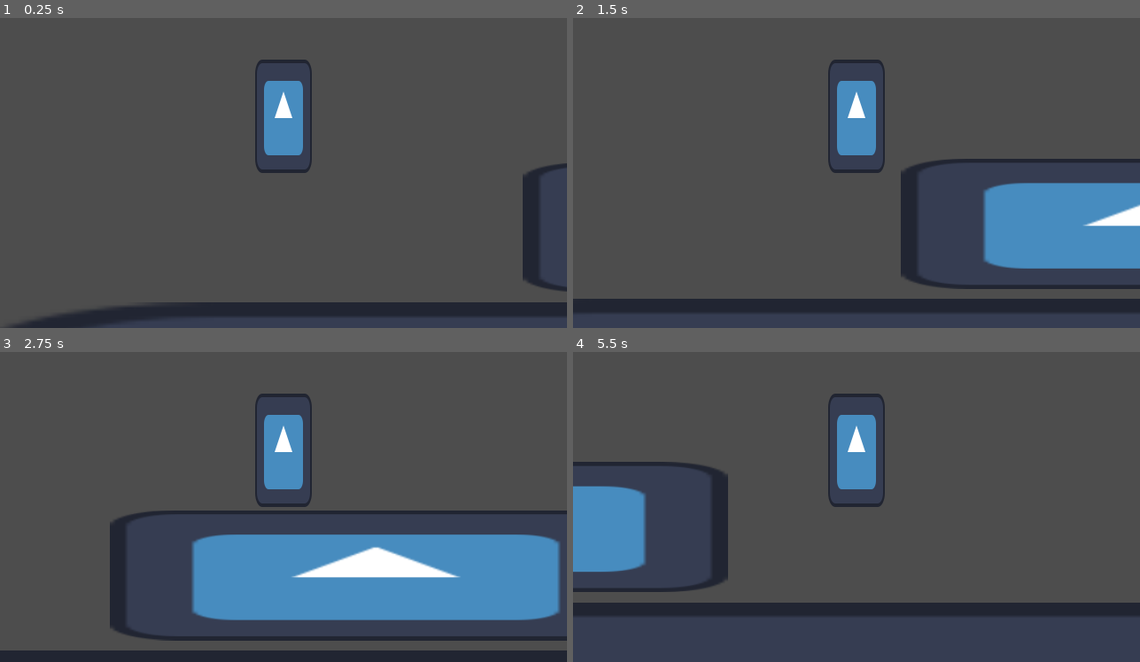
Above: before the commit, frames 1-4 (two rows, left to right).
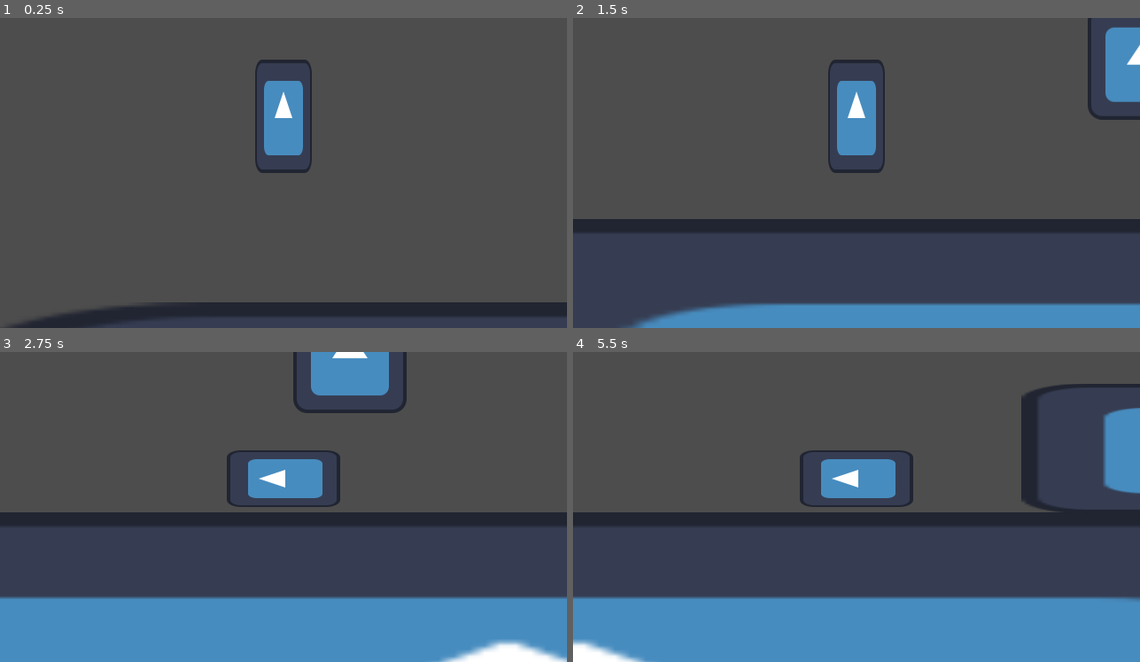
Above: after the commit, the same moments.

Repository: AlfredoCamarena/Protocolo-Ocaso
Game: Godot game, scene res://main/main.tscn
The game is run twice, just before and just after one commit, with the same random seed, the same clock (stepped at 60 frames per second) and the same inputs. The engine's default icon, where the game draws it, is replaced by a stand-in: a white triangle on a blue panel in a dark square.
Inputs:
- Up to frame 1 (0.25 s): no input
- Up to frame 2 (1.5 s): tap Enter at 0.5 s; hold S (slide) 0.53-1.28 s; tap Space (jump) at 0.77 s; tap S (slide) at 1.35 s
- Up to frame 3 (2.75 s): tap Space (jump) at 1.52 s; hold S (slide) from 2.03 s (still down)
- Up to frame 4 (5.5 s): release S (slide) at 2.78 s; tap S (slide) at 2.85, 4.35 s; tap Space (jump) at 3.02, 3.77, 4.52 s; hold S (slide) 3.53-4.28 s; hold S (slide) from 5.03 s (still down)

The runs differ from the first frame. In frame 1, 1.4% of the frame differs, in the area x 92-100%, y 46-89%; in frame 2, 23%; in frame 3, 40%, in the area x 0-100%, y 0-100%; in frame 4, 37%.

Commit message:
Modifica nivel de prueba para testear el slide

Diff:
--- a/main/main.tscn
+++ b/main/main.tscn
@@ -8,6 +8,9 @@
 
 [sub_resource type="RectangleShape2D" id="RectangleShape2D_pjrb6"]
 size = Vector2(590, 135)
+
+[sub_resource type="RectangleShape2D" id="RectangleShape2D_xwkvk"]
+size = Vector2(126, 126)
 
 [node name="Main" type="Node"]
 
@@ -30,10 +33,20 @@
 position = Vector2(58, 411)
 
 [node name="Sprite2D" type="Sprite2D" parent="StaticBody2D2"]
-position = Vector2(880, -150)
+position = Vector2(1865, -137)
 scale = Vector2(4.6953125, 1.1484375)
 texture = ExtResource("2_pjrb6")
 
 [node name="CollisionShape2D" type="CollisionShape2D" parent="StaticBody2D2"]
-position = Vector2(879, -151.5)
+position = Vector2(1864, -145)
 shape = SubResource("RectangleShape2D_pjrb6")
+
+[node name="StaticBody2D3" type="StaticBody2D" parent="."]
+
+[node name="Sprite2D" type="Sprite2D" parent="StaticBody2D3"]
+position = Vector2(942, 170)
+texture = ExtResource("2_pjrb6")
+
+[node name="CollisionShape2D" type="CollisionShape2D" parent="StaticBody2D3"]
+position = Vector2(947, 175)
+shape = SubResource("RectangleShape2D_xwkvk")
Not shown: 1 places in main/main.tscn that only renumber resources
